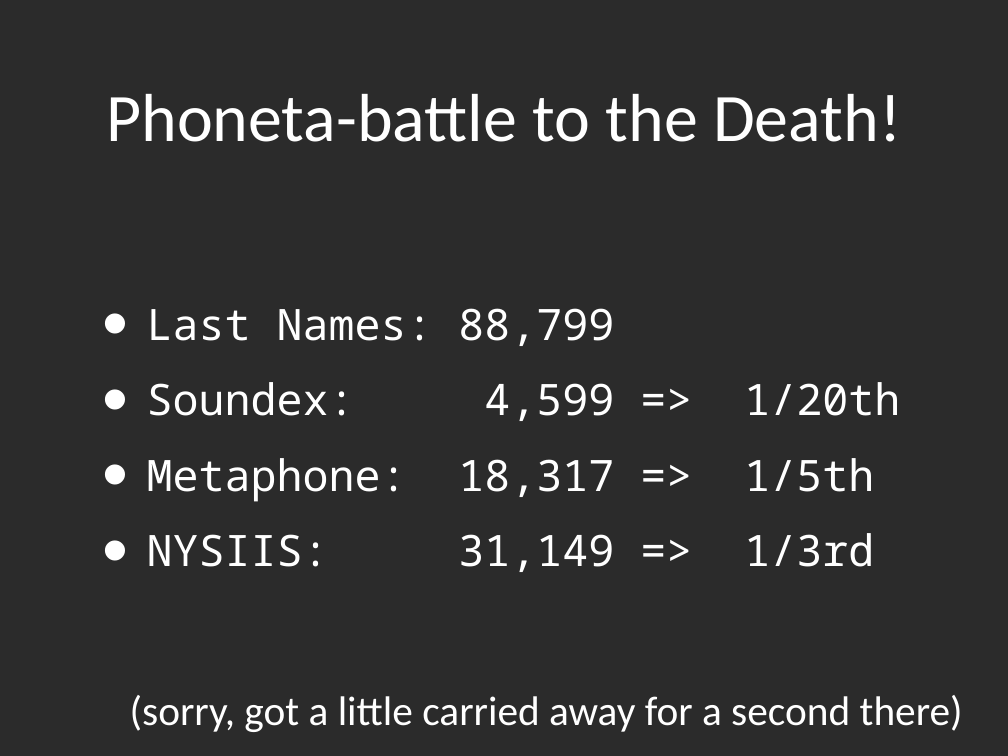
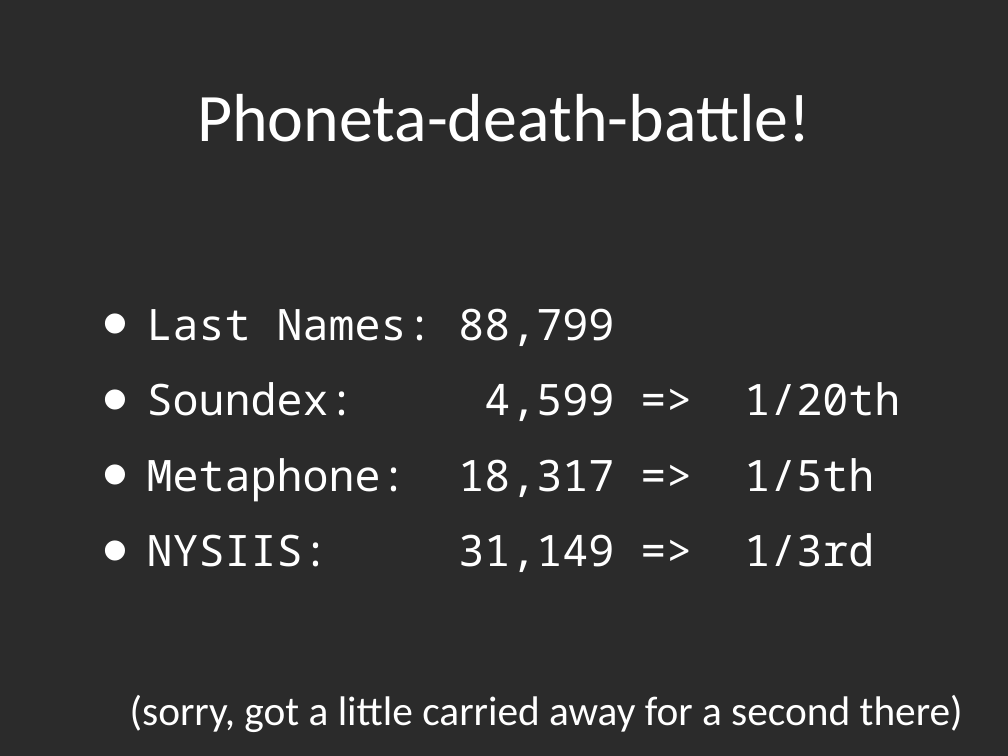
Before and after one commit to kyleburton/fuzzy-string, a slide deck: slide 21 of fuzzy-matching.ppt (slide 15 before the commit). Drawn at 1008x756 pixels with LibreOffice and Linux fonts; fonts in the diff are those of the drawing; background and template pictures are left out; a plain dark background stands for a picture behind light text. Boxes give left, top, right and bottom in pixels: in the first picture for what was removed or moved away, otherwise in the second. Text is boxed around its words. In the diff, an @@ line names an element or a change of style, - is before the commit and + after.

```diff
--- a/fuzzy-matching.ppt
+++ b/fuzzy-matching.ppt
@@ title at box(197, 94, 810, 142): text changed @@
-Phoneta-battle to the Death!
+Phoneta-death-battle!
```
Also in this commit, not shown: 35 other slides changed, 7 slides added, 2 slides removed, 3 other files.
